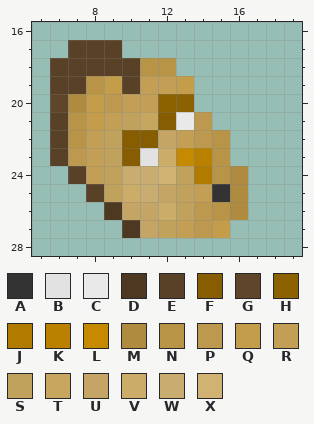
Two versions of one pixel-art sprite, code/art/artwork/nft-adventure/stories/nft-text-adventure-art/vector/head.svg.png. That is the earlier state.
Colours within 5 levels of each other are drawn and written as one. Shown: x 5..19, y 16..28.
Palette (. is transparent): A #333333  B #e2e2e2  C #e9e9e9  D #4d3822  E #594127  F #865d00  G #5f462a  H #8c6100  J #b17b00  K #ba8100  L #c68a00  M #ae8b3e  N #b89446  P #bc994e  Q #c39d4a  R #c29f54  S #c1a25d  T #c7a65f  U #c4a565  V #ccac69  W #c9ac6f  X #d0b273
After:
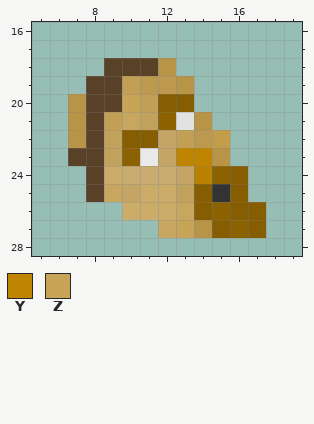
Colours new in this view: Y #c08500  Z #c8a457
Edits made:
{"change": "file 32x32 -> 256x256 pixels (blocks of 1x1 -> 8x8; one block is one cell here)"}
{"colour":"B","old":"#e2e2e2","new":"#e9e9e9"}
{"colour":"C","old":"#e9e9e9","new":"#e2e2e2"}
{"y":17,"x":7,"old":"EEE","new":"..."}
{"y":18,"x":6,"old":"EEE","new":"..."}
{"y":18,"x":11,"old":"N","new":"E"}
{"y":19,"x":6,"old":"EENQERRQ","new":"..EERPPN"}
{"y":20,"x":6,"old":"GMQPR","new":".NEEZ"}
{"y":20,"x":12,"old":"HH","new":"FF"}
{"y":21,"x":6,"old":"E","new":"."}
{"y":21,"x":8,"old":"Q","new":"E"}
{"y":21,"x":10,"old":"STF","new":"TSH"}
{"y":21,"x":14,"old":"P","new":"N"}
{"y":22,"x":6,"old":"E","new":"."}
{"y":22,"x":8,"old":"R","new":"E"}
{"y":22,"x":15,"old":"N","new":"Q"}
{"y":23,"x":6,"old":"EPR","new":".EE"}
{"y":23,"x":10,"old":"F","new":"H"}
{"y":23,"x":12,"old":"VLK","new":"UYY"}
{"y":24,"x":7,"old":"ERS","new":".EV"}
{"y":24,"x":12,"old":"XSJNM","new":"WUKHF"}
{"y":25,"x":9,"old":"SVWU","new":"TUVV"}
{"y":25,"x":14,"old":"R","new":"F"}
{"y":25,"x":16,"old":"M","new":"F"}
{"y":26,"x":9,"old":"DUU","new":".VV"}
{"y":26,"x":13,"old":"SPNM.","new":"TFHFF"}
{"y":27,"x":10,"old":"DUSRPQ..","new":"..TZNFHF"}
{"label":"changed","picture_box":[50,40,266,238]}
